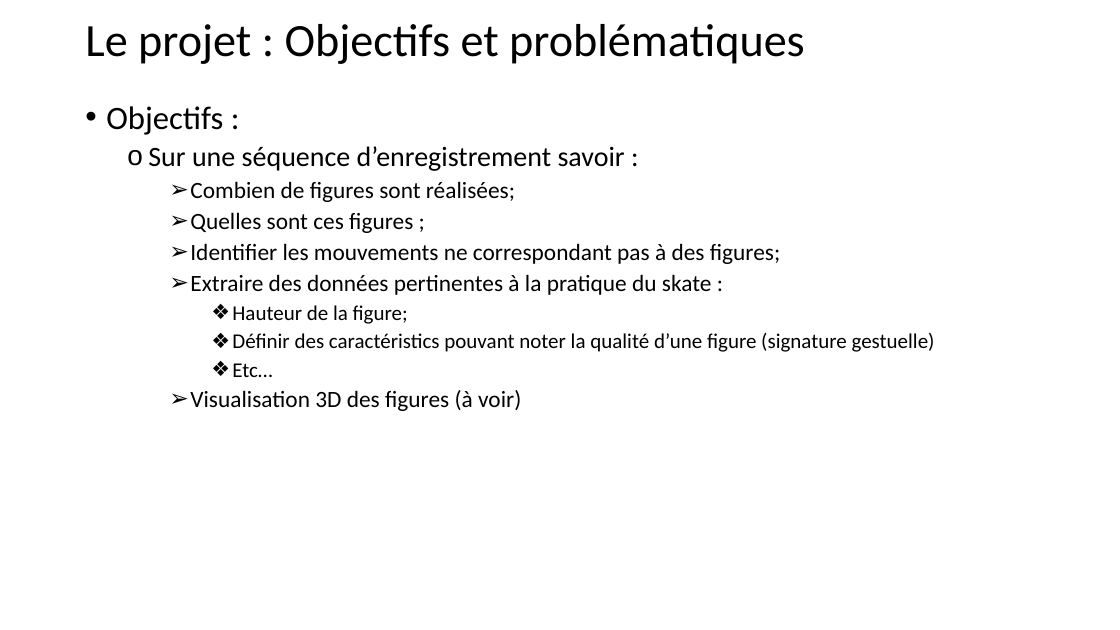
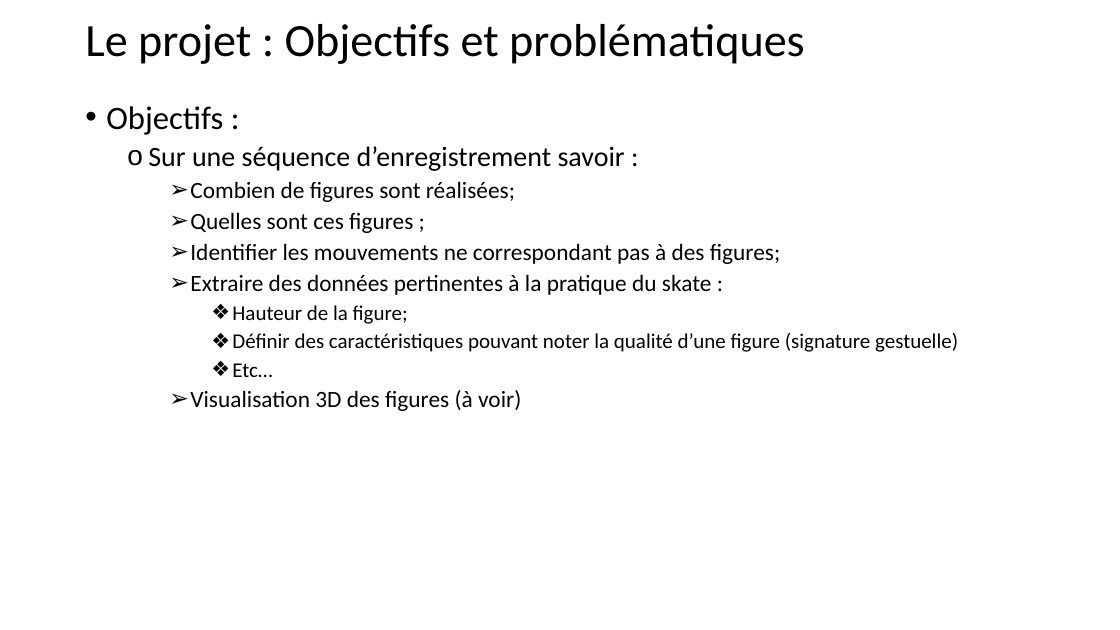
Before and after one commit to libcraps/SkateboardXXX3000, a slide deck: slide 5 of 00 - Documentation/presentation_eric/presentation_lancement_projet.pptx. Drawn at 1120x630 pixels with LibreOffice and Linux fonts; fonts in the diff are those of the drawing. Boxes give left, top, right and bottom in pixels: in the first picture for what was removed or moved away, otherwise in the second. Text is boxed around its words. In the diff, an @@ line names an element or a change of style, - is before the commit and + after.

```diff
--- a/00 - Documentation/presentation_eric/presentation_lancement_projet.pptx
+++ b/00 - Documentation/presentation_eric/presentation_lancement_projet.pptx
@@ text at (232, 333, 958, 352): text changed @@
-      ❖ Définir des caractéristics pouvant noter la qualité d’une figure (signature gestuelle)
+      ❖ Définir des caractéristiques pouvant noter la qualité d’une figure (signature gestuelle)
```
Also in this commit, not shown: 4 other slides changed, 7 slides added, 3 slides removed, 1 other file.
